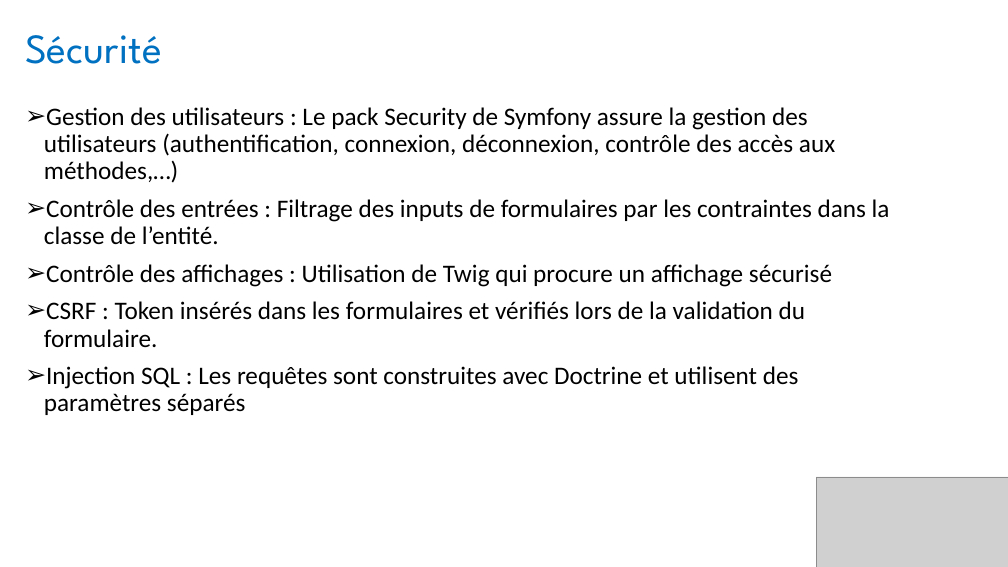
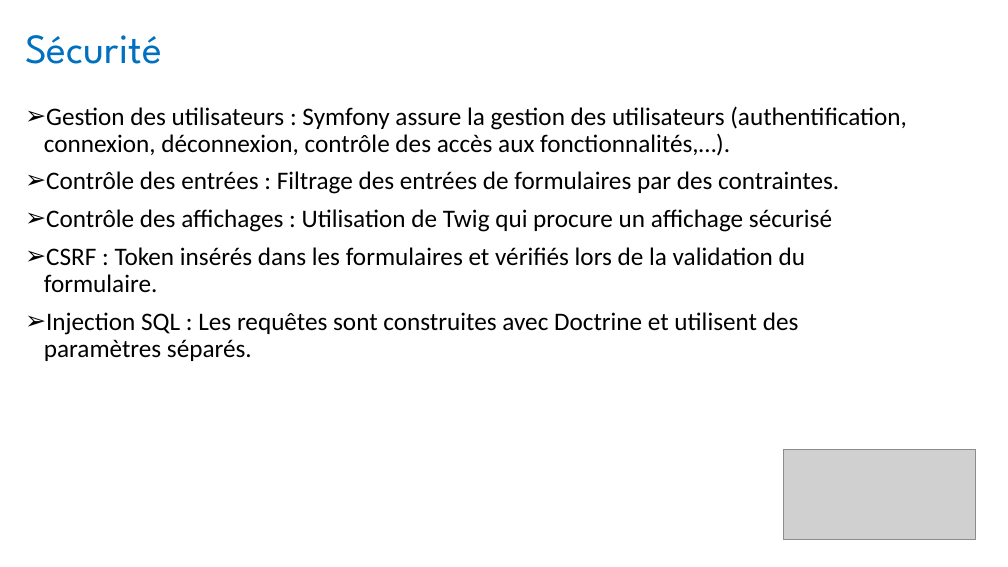
Before and after one commit to FrancisLibs/psAppli5.4, a slide deck: slide 15 of Présentation.pptx. Drawn at 1008x567 pixels with LibreOffice and Linux fonts; fonts in the diff are those of the drawing; grey boxes stand for pictures. Boxes give left, top, right and bottom in pixels: in the first picture for what was removed or moved away, otherwise in the second. Text is boxed around its words. In the diff, an @@ line names an element or a change of style, - is before the commit and + after.

```diff
--- a/Présentation.pptx
+++ b/Présentation.pptx
@@ text at (x1=44, y1=106, x2=907, y2=194): text changed @@
-➢ Gestion des utilisateurs : Le pack Security de Symfony assure la gestion des utilisateurs (authentification, connexion, déconnexion, contrôle des accès aux méthodes,…)
-➢ Contrôle des entrées : Filtrage des inputs de formulaires par les contraintes dans la classe de l’entité.
+➢ Gestion des utilisateurs : Symfony assure la gestion des utilisateurs (authentification, connexion, déconnexion, contrôle des accès aux fonctionnalités,…).
+➢ Contrôle des entrées : Filtrage des entrées de formulaires par des contraintes.
@@ text at (x1=44, y1=312, x2=799, y2=361): text changed @@
-➢ Injection SQL : Les requêtes sont construites avec Doctrine et utilisent des paramètres séparés
+➢ Injection SQL : Les requêtes sont construites avec Doctrine et utilisent des paramètres séparés.
@@ picture moved from (x1=817, y1=477, x2=1008, y2=567) to (x1=784, y1=449, x2=976, y2=539) @@
```
Also in this commit, not shown: 9 other slides changed, 28 other files.
